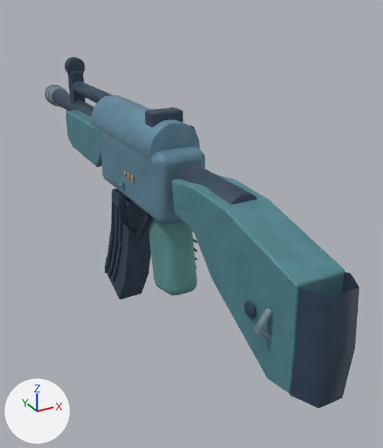
Renders of the glTF model models/csgo/anime-galil.glb from each side of a commit.
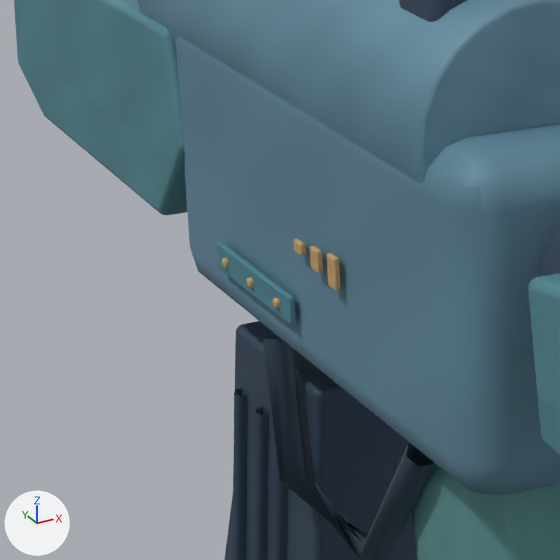
Each version is shown whole from a 50 mm lens placed at (-0.313, -0.663, 0.247), pointed at (0.073, 0.038, -0.104), then close up on the part from 17% to 47% of the width and 27% to 53% of the height. Arrows for +X, +Y and +Z are at lower left; the lights stay in place. The first two pictures are the older version. Where no turn or scale is listed for an object, it has been applied to the vertices. Vertices at exactly the same position are counted once.

Names of what the first close-up shows: 'magazine_Parkerized steel', 'weapon_Etched brass detail', 'weapon_Inset blue ceramic', 'weapon_Parkerized steel', 'weapon_Walnut laminate', 'weapon_Weapon finish / Parkerized steel', 'weapon_Weapon finish / Walnut laminate'.
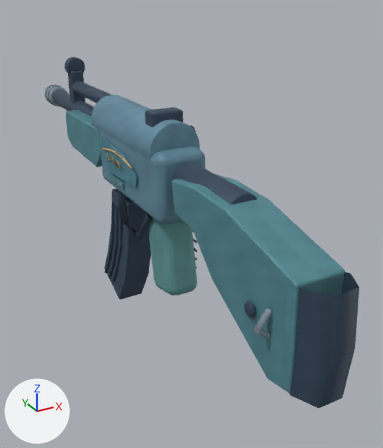
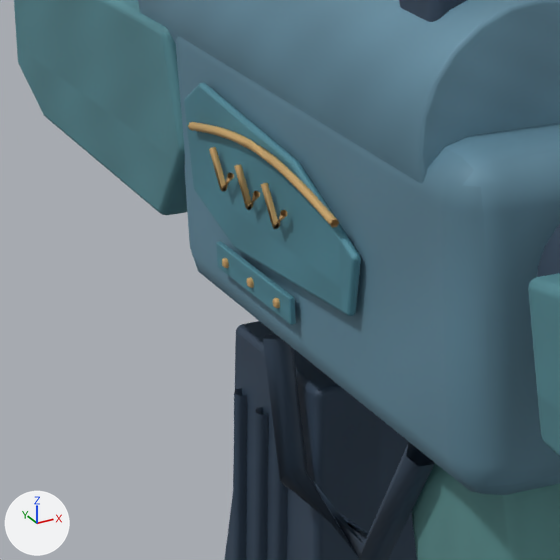
Where the newer file only moved an object's origin or applied its transform, the numbers keep the older frame.

Edits to the scene script, one JSON object a line:
```json
{"block": "me_cube_033", "where": "# used by ob_weapon_etched_brass_detail; location = (-0.04, 0.035, 0.002)"}
{"op": "remove", "block": "me_cube_033", "code": "me_cube_033.from_pydata(...)  # 1152 vertices, 2256 faces; spans x -0.0025..0.0825, y -0.029..0.0635, z -0.0245..0.005"}
{"op": "add", "block": "me_cube_033", "code": "me_cube_033.from_pydata(...)  # 1488 vertices, 2832 faces; spans x -0.0052..0.0852, y -0.0362..0.0812, z -0.028..0.0264"}
{"block": "me_cube_033", "change": "me_cube_033 part 1: a new loose piece of 114 vertices spanning x -0.0044..-0.0016, y -0.0362..0.0812, z 0.0168..0.0264, in mat_etched_brass_detail (picture img_painted_etched_brass_detail)"}
{"block": "me_cube_033", "change": "me_cube_033 part 2: a new loose piece of 18 vertices spanning x -0.0052..-0.0028, y 0.0443..0.0608, z 0.004..0.0166, in mat_etched_brass_detail (picture img_painted_etched_brass_detail)"}
{"block": "me_cube_033", "change": "me_cube_033 part 3: a new loose piece of 18 vertices spanning x -0.0052..-0.0028, y 0.0223..0.0388, z 0.004..0.0166, in mat_etched_brass_detail (picture img_painted_etched_brass_detail)"}
{"block": "me_cube_033", "change": "me_cube_033 part 4: a new loose piece of 18 vertices spanning x -0.0052..-0.0028, y 0.0003..0.0168, z 0.004..0.0166, in mat_etched_brass_detail (picture img_painted_etched_brass_detail)"}
{"block": "me_cube_033", "change": "other edits to the shape of me_cube_033 do not show in these pictures"}
{"block": "me_cube_036", "where": "# used by ob_weapon_inset_blue_ceramic; location = (-0.04, 0.075, -0.021)"}
{"op": "remove", "block": "me_cube_036", "code": "me_cube_036.from_pydata(...)  # 192 vertices, 376 faces; spans x -0.001..0.081, y -0.0315..0.0315, z -0.0045..0.0045"}
{"op": "add", "block": "me_cube_036", "code": "me_cube_036.from_pydata(...)  # 447 vertices, 878 faces; spans x -0.0015..0.0815, y -0.0846..0.0528, z -0.025..0.0559"}
{"block": "me_cube_036", "change": "me_cube_036 part 5: a new loose piece of 136 vertices spanning x -0.0015..0.0015, y -0.0846..0.0528, z 0.007..0.0559, in mat_inset_blue_ceramic (picture img_painted_inset_blue_ceramic)"}
{"block": "me_cube_036", "change": "other edits to the shape of me_cube_036 do not show in these pictures"}
```

Pixel boxes (x1, y1, x2, y2) of what changed, in the close-ups (560 x 560 px):
```json
{"object": "weapon_Inset blue ceramic", "change": "reshaped", "before": [216, 241, 296, 325], "after": [184, 83, 361, 325]}
{"object": "weapon_Etched brass detail", "change": "reshaped", "before": [222, 239, 340, 308], "after": [188, 122, 339, 308]}
{"part": 1, "of": "me_cube_033", "change": "added", "after": [188, 122, 339, 228]}
{"part": 2, "of": "me_cube_033", "change": "added", "after": [209, 147, 234, 191]}
{"part": 3, "of": "me_cube_033", "change": "added", "after": [234, 164, 260, 210]}
{"part": 4, "of": "me_cube_033", "change": "added", "after": [261, 183, 288, 229], "on screen": "brown"}
{"part": 5, "of": "me_cube_036", "change": "added", "after": [184, 83, 361, 316], "on screen": "cyan"}
```
